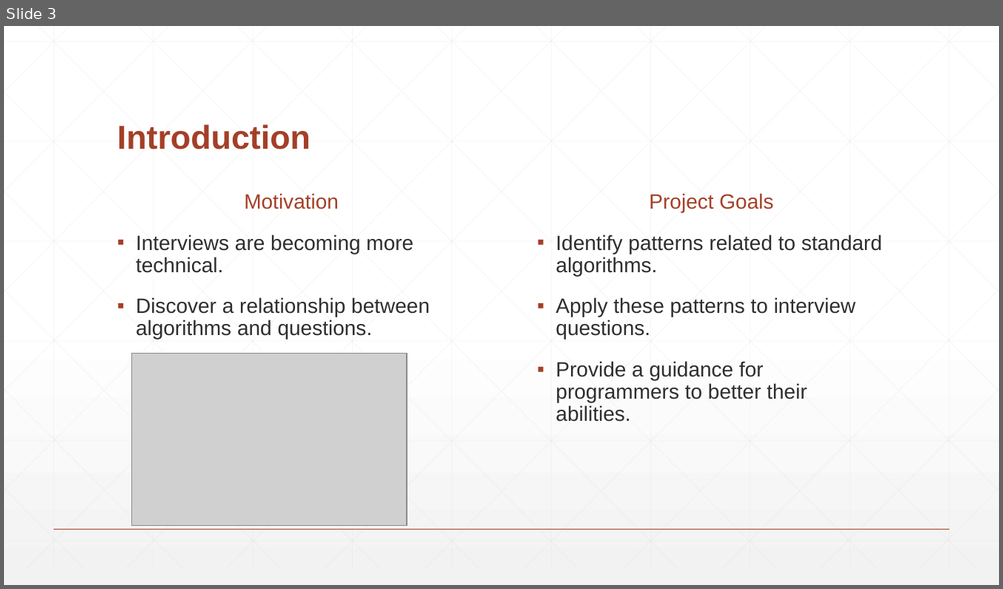
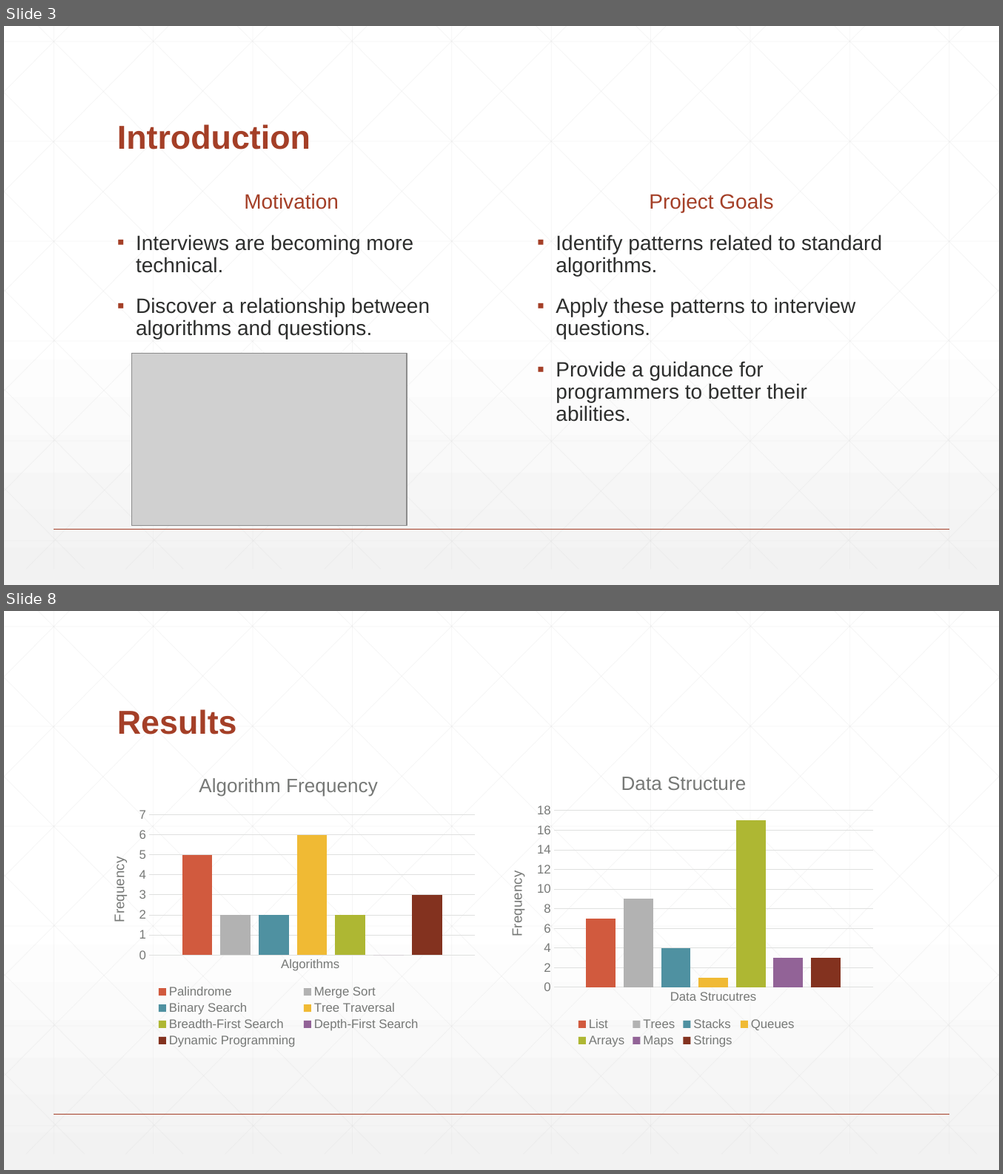
Before and after one commit to Demostroyer/interview-project, a slide deck: presentation/New Thesis Presentation.pptx. Shown one above the other, each under a label of ours: slide 3 before the commit, slides 3 and 8 after it; the slides between them are not shown. The pictures are 1003x589 and 1003x1174 pixels, drawn with LibreOffice and Linux fonts; fonts in the diff are those of the drawing; grey boxes stand for pictures. Boxes give left, top, right and bottom in pixels: in the first picture for what was removed or moved away, otherwise in the second. Text is boxed around its words. In the diff, an @@ line names an element or a change of style, - is before the commit and + after.

```diff
--- a/presentation/New Thesis Presentation.pptx
+++ b/presentation/New Thesis Presentation.pptx
@@ slide 8 added at (4, 611, 999, 1170), background gradient #FFFFFF to #F2F2F2; not listed: 47 template elements that a slide beside it also shows @@
@@ title added at (117, 709, 237, 735), 32 pt, text #A43F27, bold @@
+Results
@@ column chart added at (94, 760, 483, 1051) @@
+title "Algorithm Frequency "
+categories: Algorithms 
+Palindrome: 5
+Merge Sort: 2
+Binary Search: 2
+Tree Traversal: 6
+Breadth-First Search: 2
+Depth-First Search: 0
+Dynamic Programming: 3
@@ column chart added at (492, 760, 881, 1051) @@
+title "Data Structure  "
+categories: Data Strucutres
+List: 7
+Trees: 9
+Stacks: 4
+Queues: 1
+Arrays: 17
+Maps: 3
+Strings: 3
```
Also in this commit, not shown: 5 slides changed, 3 other slides added, 5 slides removed.
